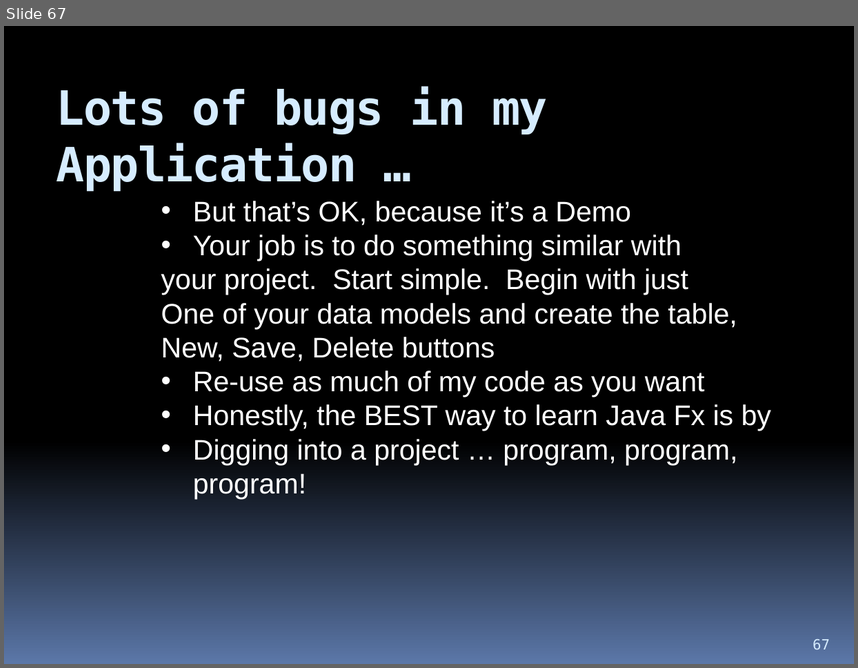
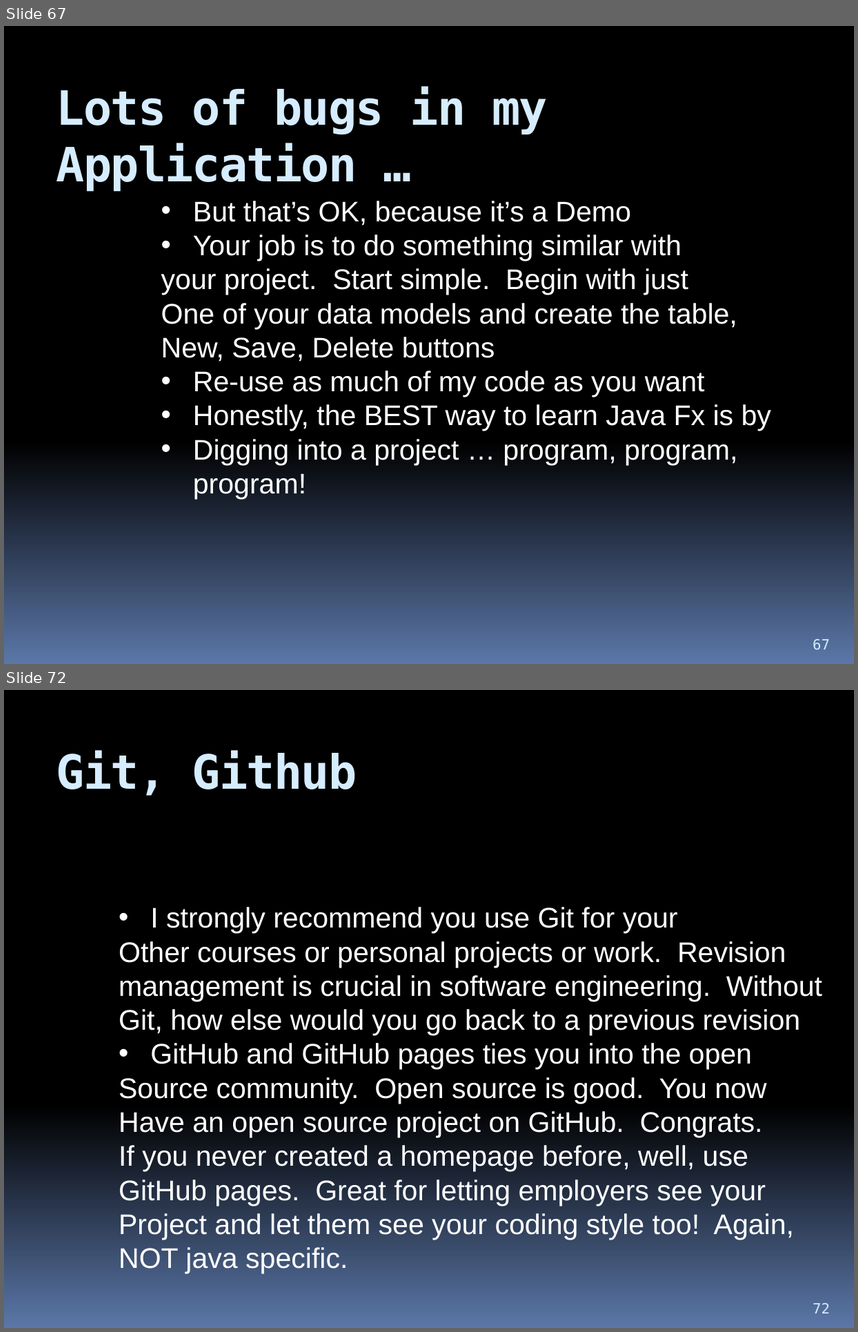
Before and after one commit to hchan/comp2613, a slide deck: coursePresentation.pptx. Shown one above the other, each under a label of ours: slide 67 before the commit, slides 67 and 72 after it; the slides between them are not shown. The pictures are 858x668 and 858x1332 pixels, drawn with LibreOffice and Linux fonts; fonts in the diff are those of the drawing. Boxes give left, top, right and bottom in pixels: in the first picture for what was removed or moved away, otherwise in the second. Text is boxed around its words. In the diff, an @@ line names an element or a change of style, - is before the commit and + after.

```diff
--- a/coursePresentation.pptx
+++ b/coursePresentation.pptx
@@ slide 72 added at <box>4,690,854,1328</box>, background gradient #000000 to #5B77A8 @@
@@ title added at <box>56,751,357,796</box>, 40 pt, text #D6ECFF, bold @@
+Git, Github
@@ text added at <box>119,907,822,1273</box>, 24 pt, text #FFFFFF @@
+• I strongly recommend you use Git for your
+Other courses or personal projects or work. Revision
+management is crucial in software engineering. Without
+Git, how else would you go back to a previous revision
+• GitHub and GitHub pages ties you into the open
+Source community. Open source is good. You now
+Have an open source project on GitHub. Congrats.
+If you never created a homepage before, well, use
+GitHub pages. Great for letting employers see your
+Project and let them see your coding style too! Again,
+NOT java specific.
@@ page number added at <box>813,1303,830,1313</box>, 12 pt, text #D6ECFF @@
+72
```
Also in this commit, not shown: 7 other slides added, 1 other file.
